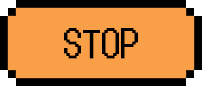
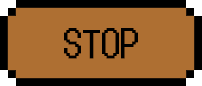
Layered file, before and after one edit (202 × 86). Changes by layer:
added layer "レイヤー 2" above "レイヤー 1" over <box>7,7,195,79</box>
